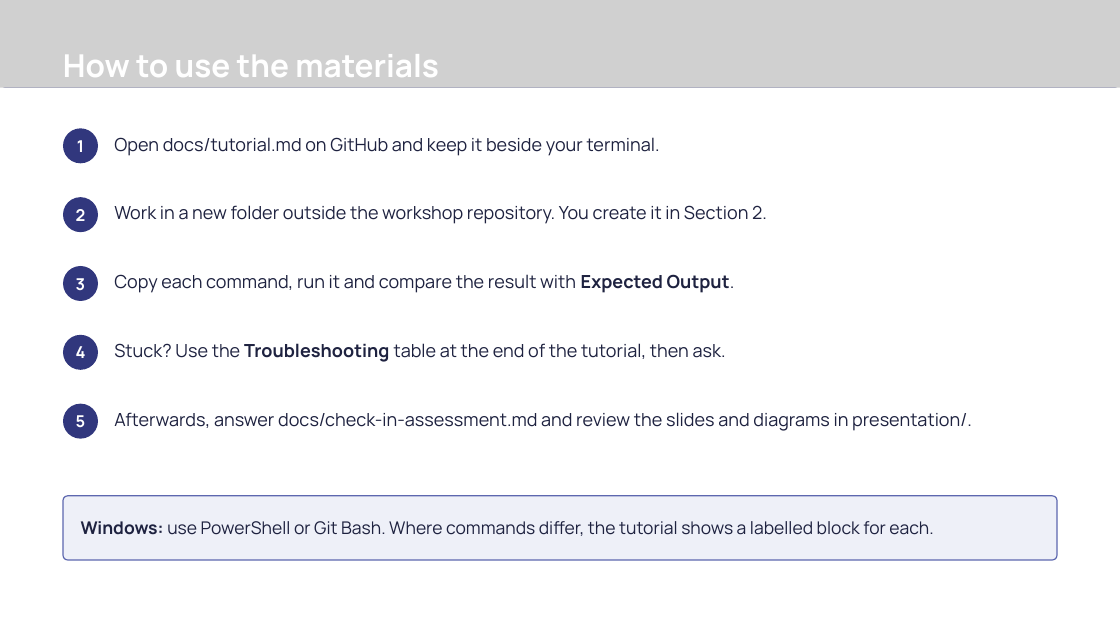
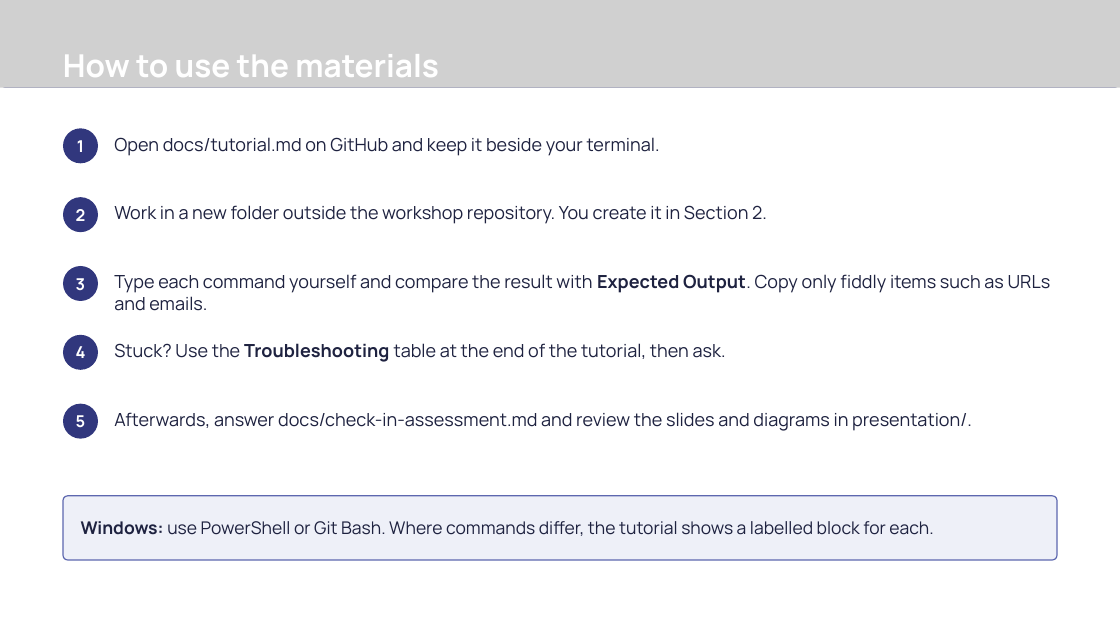
Before and after one commit to Revolution-Data-Platforms/Introduction-to-Git-Workshop, a slide deck: slide 5 of presentation/introduction-to-git-workshop.pptx. Drawn at 1120x630 pixels with LibreOffice and Linux fonts; fonts in the diff are those of the drawing; grey boxes stand for pictures; background and template pictures are left out. Boxes give left, top, right and bottom in pixels: in the first picture for what was removed or moved away, otherwise in the second. Text is boxed around its words. In the diff, an @@ line names an element or a change of style, - is before the commit and + after.

Commit message:
docs(workshop): ask attendees to type commands by hand
Update the materials slide, the work-block slides and the presenter guide. Copying is for URLs, emails and long code only.

```diff
--- a/presentation/introduction-to-git-workshop.pptx
+++ b/presentation/introduction-to-git-workshop.pptx
@@ text at [114,274,1051,311]: text changed @@
-Copy each command, run it and compare the result with Expected Output.
+Type each command yourself and compare the result with Expected Output. Copy only fiddly items such as URLs and emails.
```
Also in this commit, not shown: 3 other slides changed, 2 other files.
